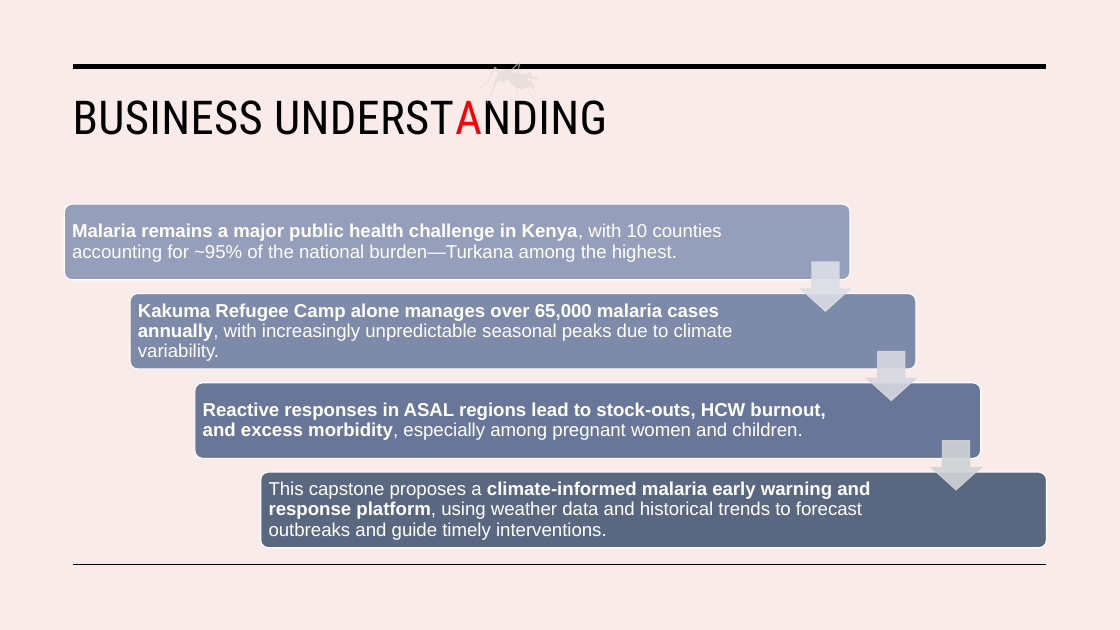
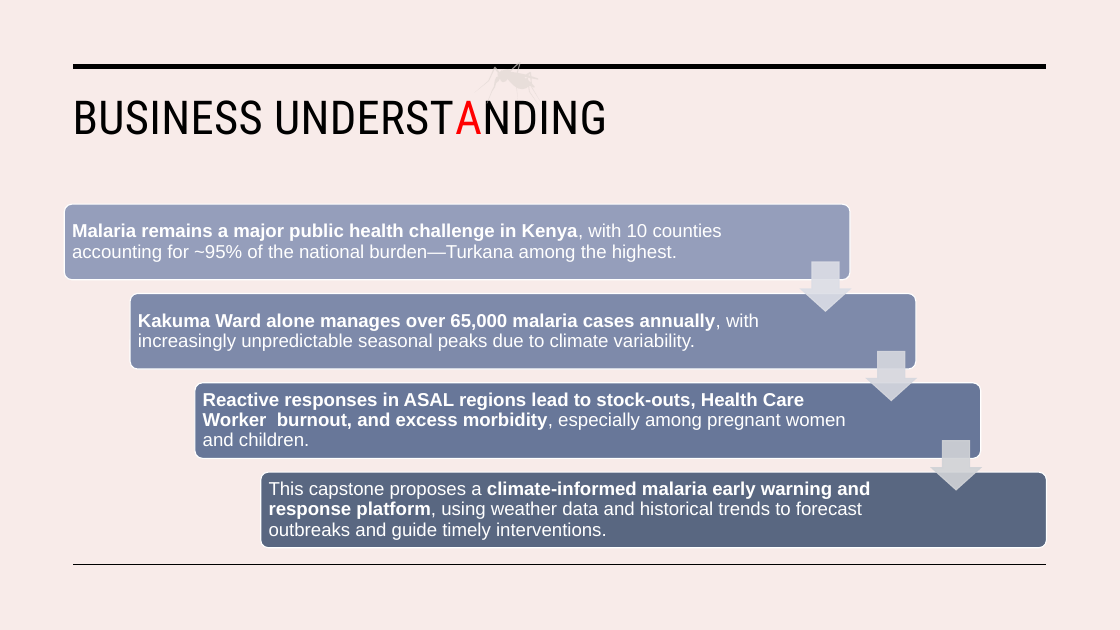
Before and after one commit to H-Rumenya/Malaria-Predictive-Model, a slide deck: slide 2 of Malaria_Predictive_model.pptx. Drawn at 1120x630 pixels with LibreOffice and Linux fonts; fonts in the diff are those of the drawing. Boxes give left, top, right and bottom in pixels: in the first picture for what was removed or moved away, otherwise in the second. Text is boxed around its words. In the diff, an @@ line names an element or a change of style, - is before the commit and + after.

```diff
--- a/Malaria_Predictive_model.pptx
+++ b/Malaria_Predictive_model.pptx
@@ text at (x1=138, y1=313, x2=759, y2=351): text changed @@
-Kakuma Refugee Camp alone manages over 65,000 malaria cases annually, with increasingly unpredictable seasonal peaks due to climate variability.
+Kakuma Ward alone manages over 65,000 malaria cases annually, with increasingly unpredictable seasonal peaks due to climate variability.
@@ text at (x1=203, y1=392, x2=846, y2=446): text changed @@
-Reactive responses in ASAL regions lead to stock-outs, HCW burnout, and excess morbidity, especially among pregnant women and children.
+Reactive responses in ASAL regions lead to stock-outs, Health Care Worker burnout, and excess morbidity, especially among pregnant women and children.
```
Also in this commit, not shown: 13 other slides changed, 6 slides added, 1 slide removed, 15 other files.
